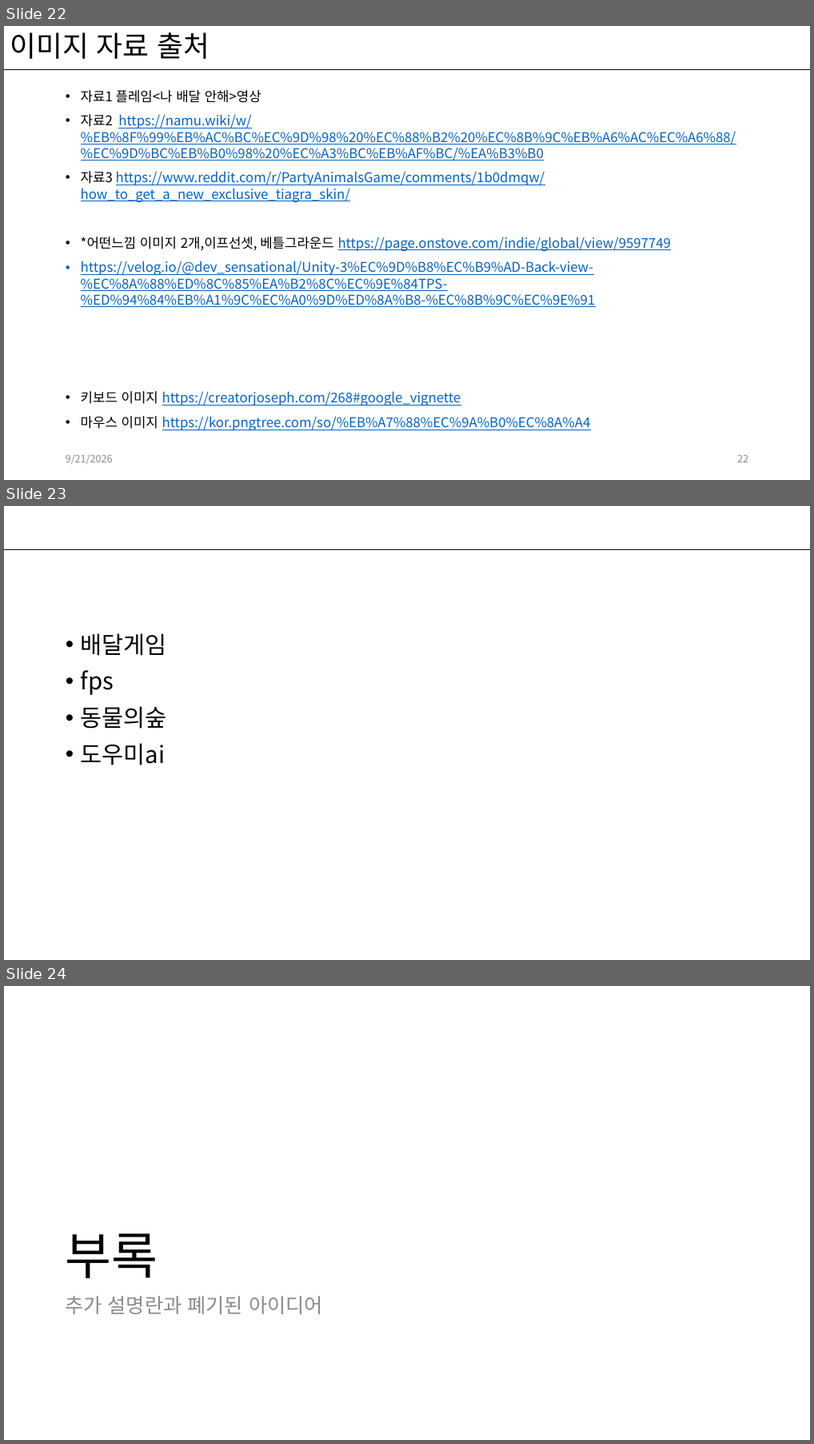
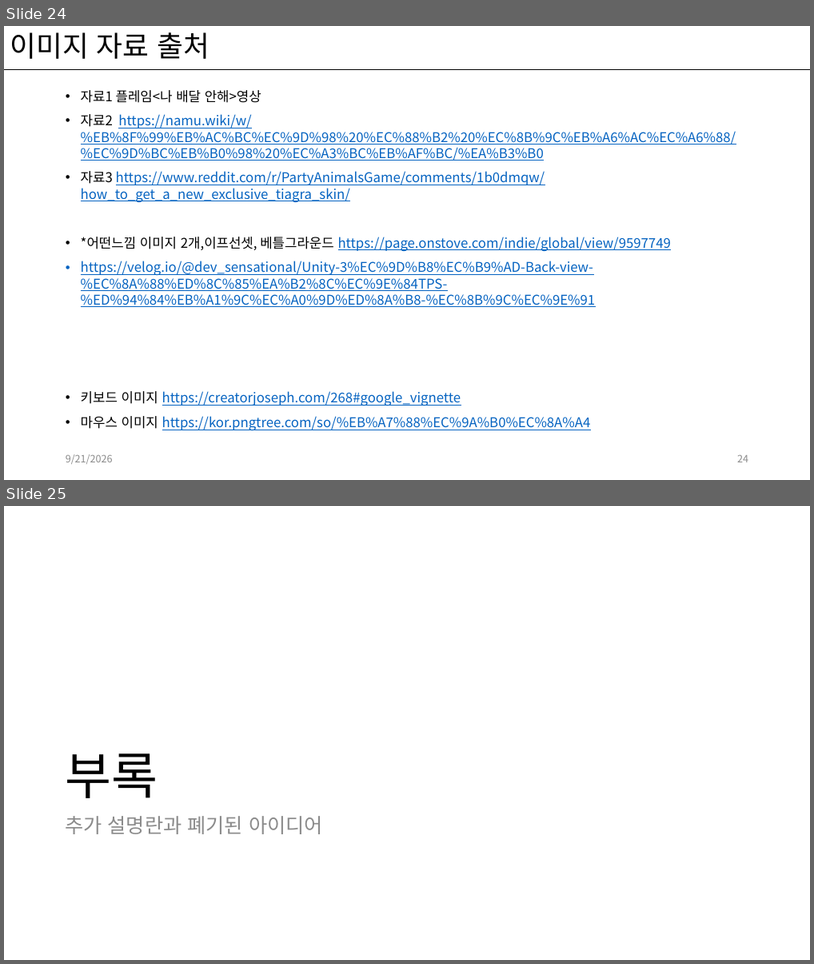
Before and after one commit to kwakyerin/2026_Graduation_Project, a slide deck: documents/HyunahKwon/design/designing/배트와 달트_기획서.pptx. Shown one above the other, each under a label of ours: slides 22, 23 and 24 before the commit, slides 24 and 25 after it. The pictures are 814x1444 and 814x964 pixels, drawn with LibreOffice and Linux fonts; fonts in the diff are those of the drawing. Boxes give left, top, right and bottom in pixels: in the first picture for what was removed or moved away, otherwise in the second. Text is boxed around its words. In the diff, an @@ line names an element or a change of style, - is before the commit and + after.

Commit message:
배달품 설명 추가
+레퍼런스 이미지 추가

```diff
--- a/documents/HyunahKwon/design/designing/배트와 달트_기획서.pptx
+++ b/documents/HyunahKwon/design/designing/배트와 달트_기획서.pptx
@@ slide 23 removed at <box>4,506,810,960</box>, background #FFFFFF; not listed: 1 template element that a slide beside it also shows @@
@@ text removed at <box>81,633,167,765</box> @@
-• 배달게임
-• fps
-• 동물의숲
-• 도우미ai
@@ what was slide 22 is now slide 24 @@
@@ page number at <box>738,455,749,462</box>: text changed @@
-22
+24
@@ what was slide 24 is now slide 25 @@
```
Also in this commit, not shown: 2 slides changed, 3 slides added, 1 other file.
